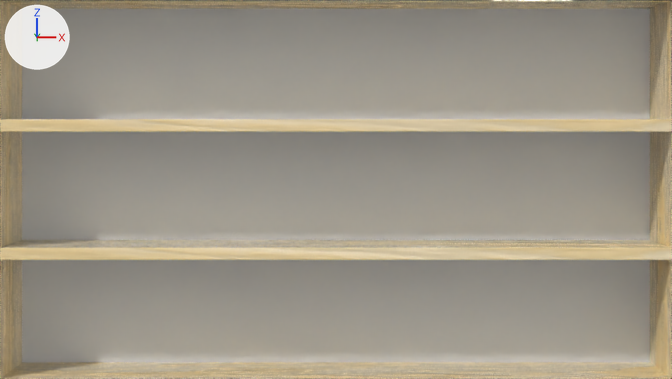
An edit to the Blender file 斑斓/斑斓工程/3D/木工坊/门店/作品展示/作品展示.blend, drawn before and after from the same camera.
Before and after are seen from the file's camera '摄像机'. Arrows for +X, +Y and +Z are at upper left; the lights stay in place. The older version comes first.

The older version as bpy lines, for what is in view:
```python
me_平面_001 = bpy.data.meshes.new('平面.001')
me_平面_001.from_pydata(...)  # 24 vertices, 16 faces; spans x -0.56..0.56, y -0.32..0.32, z -0.15..0.0
# faces by material slot: [11, 1, 4]
me_平面_001.materials.append(mat_shell)  # black #0a0a0a
me_平面_001.materials.append(mat_wall)  # white #e7e7e7
me_平面_001.materials.append(mat_wood_plank)
me_立方体 = bpy.data.meshes.new('立方体')
me_立方体.from_pydata(...)  # a box spanning x -0.075..0.075, y -0.55..0.55, z -0.005..0.005
me_立方体.materials.append(mat_wood_plank)
me_立方体_001 = bpy.data.meshes.new('立方体.001')
me_立方体_001.from_pydata(...)  # a box spanning x -0.075..0.075, y -0.55..0.55, z -0.005..0.005
me_立方体_001.materials.append(mat_wood_plank)
ob_平面 = bpy.data.objects.new('平面', me_平面_001)
ob_平面.location = (0.0, -0.075, 0.0)
ob_平面.rotation_euler = (1.571, 0.0, 0.0)  # degrees (90, 0, 0)
ob_立方体 = bpy.data.objects.new('立方体', me_立方体)
ob_立方体.location = (0.0, 0.0, -0.105)
ob_立方体.rotation_euler = (0.0, 0.0, -1.571)  # degrees (0, 0, -90)
ob_立方体.scale = (1.0, 1.0, 2.0)
_m = ob_立方体.modifiers.new('倒角', 'BEVEL')
_m.width = 0.0005
_m.width_pct = 0.0005
_m.segments = 3
ob_立方体_001 = bpy.data.objects.new('立方体.001', me_立方体_001)
ob_立方体_001.location = (0.0, 0.0, 0.105)
ob_立方体_001.rotation_euler = (0.0, 0.0, -1.571)  # degrees (0, 0, -90)
ob_立方体_001.scale = (1.0, 1.0, 2.0)
_m = ob_立方体_001.modifiers.new('倒角', 'BEVEL')
_m.width = 0.0005
_m.width_pct = 0.0005
_m.segments = 3
```
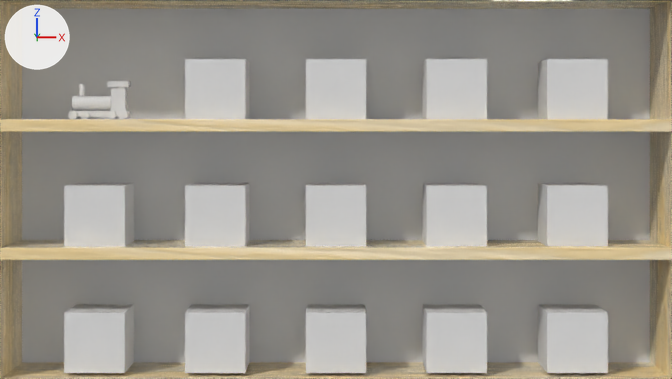
Not visible in the pictures: '1.5*10.005'.

Changed parts and their boxes (x1, y1, x2, y2) in the pictures (672 x 379 px):
'Cube.010', added
    after: (64, 304, 134, 373)
'Cube.014', added
    after: (538, 304, 608, 373)
'Cube.005', added
    after: (64, 183, 134, 246)
'Cube.009', added
    after: (538, 183, 608, 246)
'Cube.011', added
    after: (185, 304, 249, 373)
'Cube.013', added
    after: (423, 304, 487, 373)
'Cube.004', added
    after: (538, 59, 608, 119)
'Cube.012', added
    after: (306, 304, 366, 373)
'Cube.006', added
    after: (185, 183, 249, 246)
'Cube.008', added
    after: (423, 183, 487, 246)
'Cube.001', added
    after: (185, 59, 249, 119)
'Cube.003', added
    after: (423, 59, 487, 119)
'Cube.007', added
    after: (306, 183, 366, 246)
'Cube.002', added
    after: (306, 59, 366, 119)
'2.5*10.001', added
    after: (72, 96, 111, 111)
'10*2.5*1.003', added
    after: (111, 87, 126, 111)
'10*2.5*1.001', added
    after: (69, 111, 131, 117)
'10*2.5*1.004', added
    after: (108, 81, 131, 87)
'1*10.001', added
    after: (79, 84, 85, 96)
'1.5*10.002', added
    after: (80, 111, 90, 119)
'1.5*10.001', added
    after: (68, 111, 78, 119)
'1.5*10.004', added
    after: (119, 111, 128, 119)
'1.5*10.003', added
    after: (107, 111, 116, 119)
'10*2.5*1.002', added
    after: (126, 87, 127, 111)

What changed in the scene script:
```text
Add ob_1_5_10_001:
    ob_1_5_10_001 = bpy.data.objects.new('1.5*10.001', me_cylinder_018)  # a 32-sided cylinder along z spanning x -5.0..-3.5, y 0.0..1.5, z 1.25..1.75; in mat_material (white #e7e7e7)
    ob_1_5_10_001.location = (-0.4, 0.0, 0.115)
    ob_1_5_10_001.rotation_euler = (1.571, 0.0, 0.0)  # degrees (90, 0, 0)
    ob_1_5_10_001.scale = (0.01, 0.01, 0.01)
Add ob_1_5_10_003:
    ob_1_5_10_003 = bpy.data.objects.new('1.5*10.003', me_cylinder_020)  # a 32-sided cylinder along z spanning x 1.5..3.0, y 0.0..1.5, z 1.25..1.75; in mat_material (white #e7e7e7)
    ob_1_5_10_003.location = (-0.4, 0.0, 0.115)
    ob_1_5_10_003.rotation_euler = (1.571, 0.0, 0.0)  # degrees (90, 0, 0)
    ob_1_5_10_003.scale = (0.01, 0.01, 0.01)
Add ob_10_2_5_1_002:
    ob_10_2_5_1_002 = bpy.data.objects.new('10*2.5*1.002', me_cube_017)  # 96 vertices, 98 faces; spans x 2.0..4.5, y 1.5..5.5, z -1.0..0.0; in mat_material (white #e7e7e7)
    ob_10_2_5_1_002.location = (-0.4, 0.0, 0.115)
    ob_10_2_5_1_002.rotation_euler = (1.571, 0.0, 0.0)  # degrees (90, 0, 0)
    ob_10_2_5_1_002.scale = (0.01, 0.01, 0.01)
Add ob_2_5_10_001:
    ob_2_5_10_001 = bpy.data.objects.new('2.5*10.001', me_cylinder_022)  # a 32-sided cylinder along x spanning x -4.5..2.0, y 1.5..4.0, z -1.25..1.25; in mat_material (white #e7e7e7)
    ob_2_5_10_001.location = (-0.4, 0.0, 0.115)
    ob_2_5_10_001.rotation_euler = (1.571, 0.0, 0.0)  # degrees (90, 0, 0)
    ob_2_5_10_001.scale = (0.01, 0.01, 0.01)
Add ob_1_5_10_004:
    ob_1_5_10_004 = bpy.data.objects.new('1.5*10.004', me_cylinder_021)  # a 32-sided cylinder along z spanning x 3.5..5.0, y 0.0..1.5, z 1.25..1.75; in mat_material (white #e7e7e7)
    ob_1_5_10_004.location = (-0.4, 0.0, 0.115)
    ob_1_5_10_004.rotation_euler = (1.571, 0.0, 0.0)  # degrees (90, 0, 0)
    ob_1_5_10_004.scale = (0.01, 0.01, 0.01)
Add ob_1_5_10_005:
    ob_1_5_10_005 = bpy.data.objects.new('1.5*10.005', me_cylinder_008)  # a 32-sided cylinder along z spanning x -5.0..-3.5, y 0.0..1.5, z -1.75..-1.25; in mat_material (white #e7e7e7)
    ob_1_5_10_005.location = (-0.4, 0.0, 0.115)
    ob_1_5_10_005.rotation_euler = (1.571, 0.0, 0.0)  # degrees (90, 0, 0)
    ob_1_5_10_005.scale = (0.01, 0.01, 0.01)
Add ob_1_5_10_002:
    ob_1_5_10_002 = bpy.data.objects.new('1.5*10.002', me_cylinder_019)  # a 32-sided cylinder along z spanning x -3.0..-1.5, y 0.0..1.5, z 1.25..1.75; in mat_material (white #e7e7e7)
    ob_1_5_10_002.location = (-0.4, 0.0, 0.115)
    ob_1_5_10_002.rotation_euler = (1.571, 0.0, 0.0)  # degrees (90, 0, 0)
    ob_1_5_10_002.scale = (0.01, 0.01, 0.01)
Add ob_10_2_5_1_001:
    ob_10_2_5_1_001 = bpy.data.objects.new('10*2.5*1.001', me_cube_016)  # 96 vertices, 98 faces; spans x -5.0..5.0, y 0.5..1.5, z -1.25..1.25; in mat_material (white #e7e7e7)
    ob_10_2_5_1_001.location = (-0.4, 0.0, 0.115)
    ob_10_2_5_1_001.rotation_euler = (1.571, 0.0, 0.0)  # degrees (90, 0, 0)
    ob_10_2_5_1_001.scale = (0.01, 0.01, 0.01)
Add ob_10_2_5_1_004:
    ob_10_2_5_1_004 = bpy.data.objects.new('10*2.5*1.004', me_cube_019)  # 96 vertices, 98 faces; spans x 1.5..5.0, y 5.5..6.5, z -1.25..1.25; in mat_material (white #e7e7e7)
    ob_10_2_5_1_004.location = (-0.4, 0.0, 0.115)
    ob_10_2_5_1_004.rotation_euler = (1.571, 0.0, 0.0)  # degrees (90, 0, 0)
    ob_10_2_5_1_004.scale = (0.01, 0.01, 0.01)
Add ob_10_2_5_1_003:
    ob_10_2_5_1_003 = bpy.data.objects.new('10*2.5*1.003', me_cube_018)  # 96 vertices, 98 faces; spans x 2.0..4.5, y 1.5..5.5, z 0.0..1.0; in mat_material (white #e7e7e7)
    ob_10_2_5_1_003.location = (-0.4, 0.0, 0.115)
    ob_10_2_5_1_003.rotation_euler = (1.571, 0.0, 0.0)  # degrees (90, 0, 0)
    ob_10_2_5_1_003.scale = (0.01, 0.01, 0.01)
Add ob_1_10_001:
    ob_1_10_001 = bpy.data.objects.new('1*10.001', me_cylinder_017)  # a 32-sided cylinder along y spanning x -3.5..-2.5, y 4.0..6.0, z -0.5..0.5; in mat_material (white #e7e7e7)
    ob_1_10_001.location = (-0.4, 0.0, 0.115)
    ob_1_10_001.rotation_euler = (1.571, 0.0, 0.0)  # degrees (90, 0, 0)
    ob_1_10_001.scale = (0.01, 0.01, 0.01)
Add ob_cube_014:
    ob_cube_014 = bpy.data.objects.new('Cube.014', me_cube_015)  # a box spanning x -0.05..0.05, y -0.05..0.05, z -0.05..0.05
    ob_cube_014.location = (0.4, 0.0, -0.255)
Add ob_cube_013:
    ob_cube_013 = bpy.data.objects.new('Cube.013', me_cube_015.copy())
    ob_cube_013.location = (0.2, 0.0, -0.255)
Add ob_cube_012:
    ob_cube_012 = bpy.data.objects.new('Cube.012', me_cube_015.copy())
    ob_cube_012.location = (0.0, 0.0, -0.255)
Add ob_cube_011:
    ob_cube_011 = bpy.data.objects.new('Cube.011', me_cube_015.copy())
    ob_cube_011.location = (-0.2, 0.0, -0.255)
Add ob_cube_010:
    ob_cube_010 = bpy.data.objects.new('Cube.010', me_cube_015.copy())
    ob_cube_010.location = (-0.4, 0.0, -0.255)
Add ob_cube_009:
    ob_cube_009 = bpy.data.objects.new('Cube.009', me_cube_015.copy())
    ob_cube_009.location = (0.4, 0.0, -0.045)
Add ob_cube_008:
    ob_cube_008 = bpy.data.objects.new('Cube.008', me_cube_015.copy())
    ob_cube_008.location = (0.2, 0.0, -0.045)
Add ob_cube_007:
    ob_cube_007 = bpy.data.objects.new('Cube.007', me_cube_015.copy())
    ob_cube_007.location = (0.0, 0.0, -0.045)
Add ob_cube_006:
    ob_cube_006 = bpy.data.objects.new('Cube.006', me_cube_015.copy())
    ob_cube_006.location = (-0.2, 0.0, -0.045)
Add ob_cube_005:
    ob_cube_005 = bpy.data.objects.new('Cube.005', me_cube_015.copy())
    ob_cube_005.location = (-0.4, 0.0, -0.045)
Add ob_cube_004:
    ob_cube_004 = bpy.data.objects.new('Cube.004', me_cube_015.copy())
    ob_cube_004.location = (0.4, 0.0, 0.165)
Add ob_cube_003:
    ob_cube_003 = bpy.data.objects.new('Cube.003', me_cube_015.copy())
    ob_cube_003.location = (0.2, 0.0, 0.165)
Add ob_cube_002:
    ob_cube_002 = bpy.data.objects.new('Cube.002', me_cube_015.copy())
    ob_cube_002.location = (0.0, 0.0, 0.165)
Add ob_cube_001:
    ob_cube_001 = bpy.data.objects.new('Cube.001', me_cube_015.copy())
    ob_cube_001.location = (-0.2, 0.0, 0.165)
```
